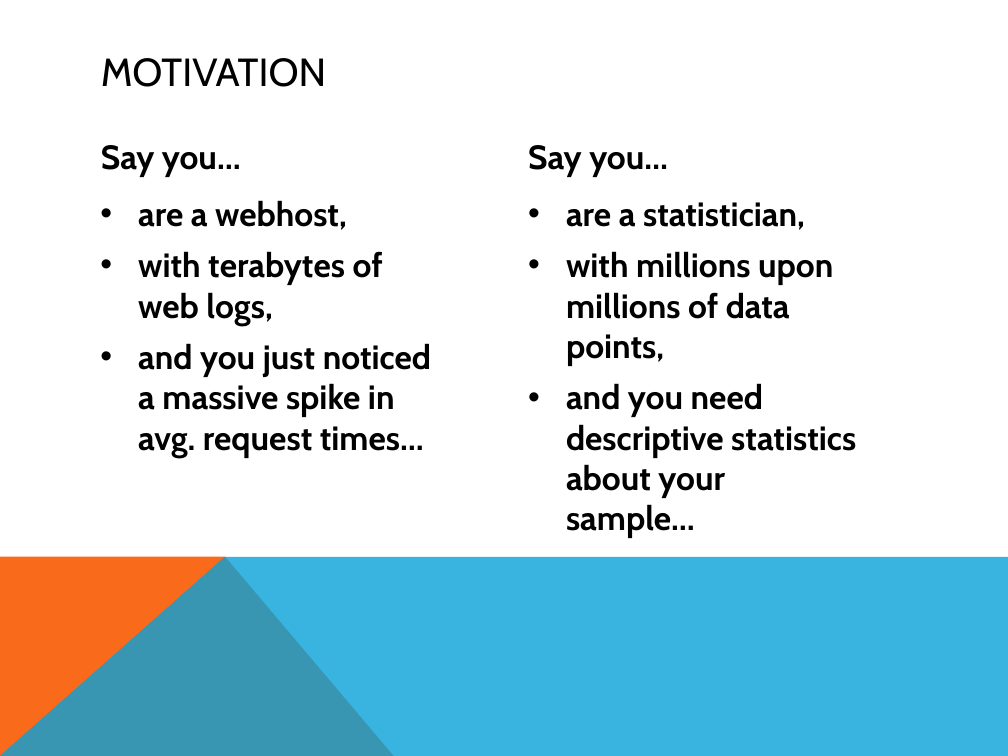
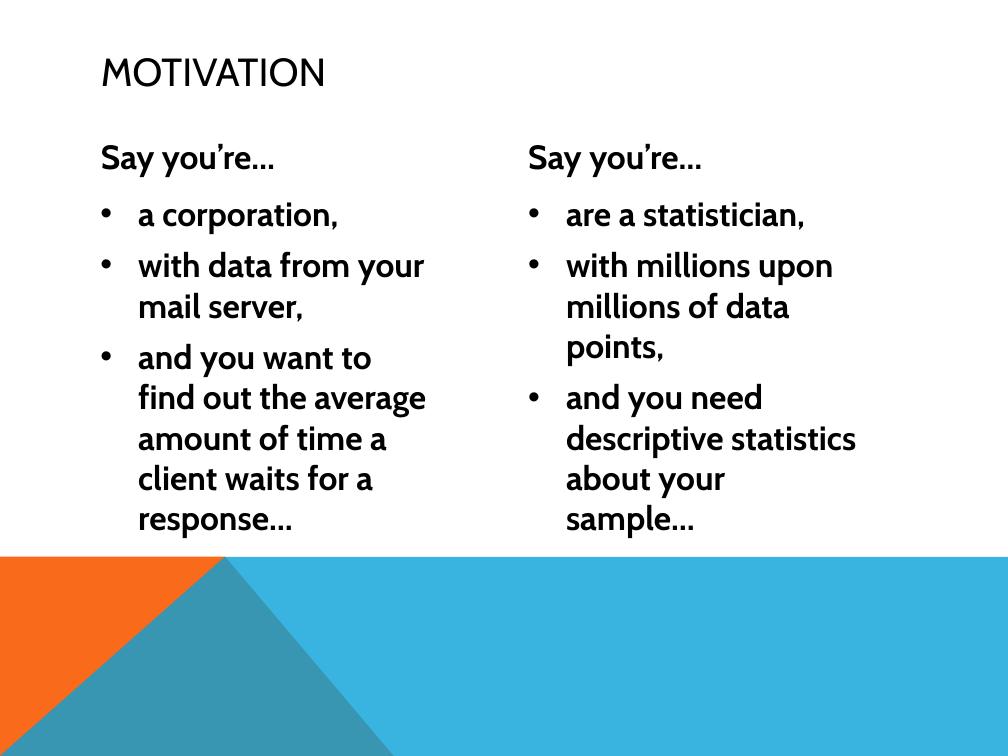
Before and after one commit to smessing/Hog, a slide deck: slide 4 of demo/demo.pptx. Drawn at 1008x756 pixels with LibreOffice and Linux fonts; fonts in the diff are those of the drawing. Boxes give left, top, right and bottom in pixels: in the first picture for what was removed or moved away, otherwise in the second. Text is boxed around its words. In the diff, an @@ line names an element or a change of style, - is before the commit and + after.

```diff
--- a/demo/demo.pptx
+++ b/demo/demo.pptx
@@ text at bbox=[101, 143, 275, 177]: text changed @@
-Say you…
+Say you’re…
@@ text at bbox=[528, 143, 702, 177]: text changed @@
-Say you…
+Say you’re…
@@ text at bbox=[138, 202, 426, 538]: text changed @@
-• are a webhost,
-• with terabytes of web logs,
-• and you just noticed a massive spike in avg. request times…
+• a corporation,
+• with data from your mail server,
+• and you want to find out the average amount of time a client waits for a response…
```
Also in this commit, not shown: 2 slides added.
